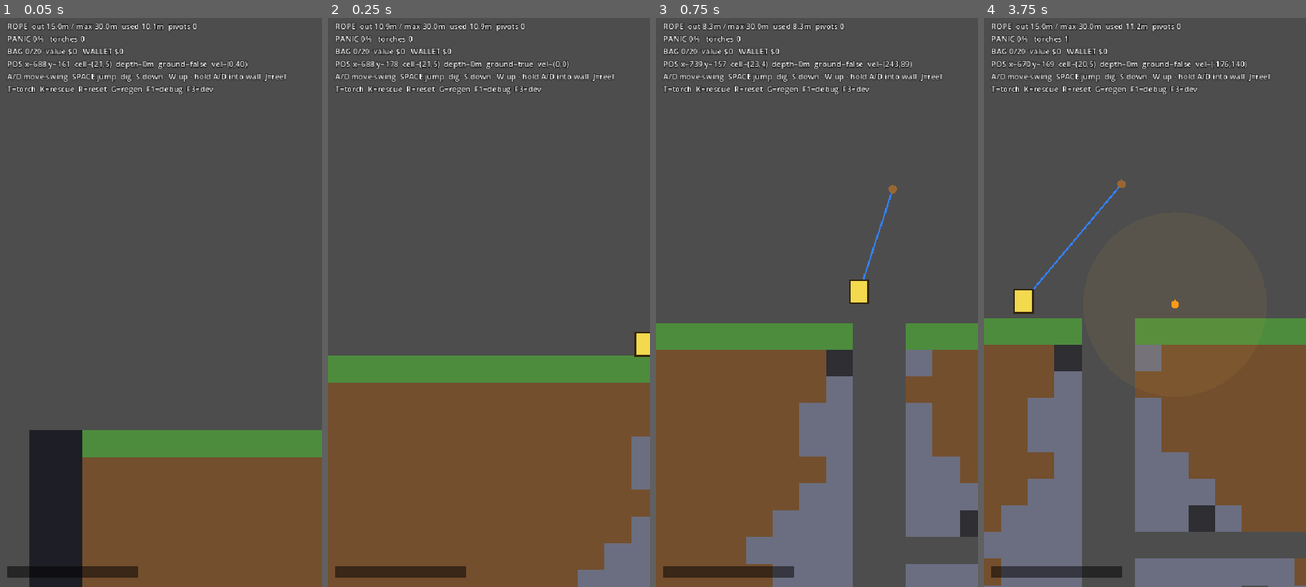
Above: before the commit, frames 1-4 (left to right).
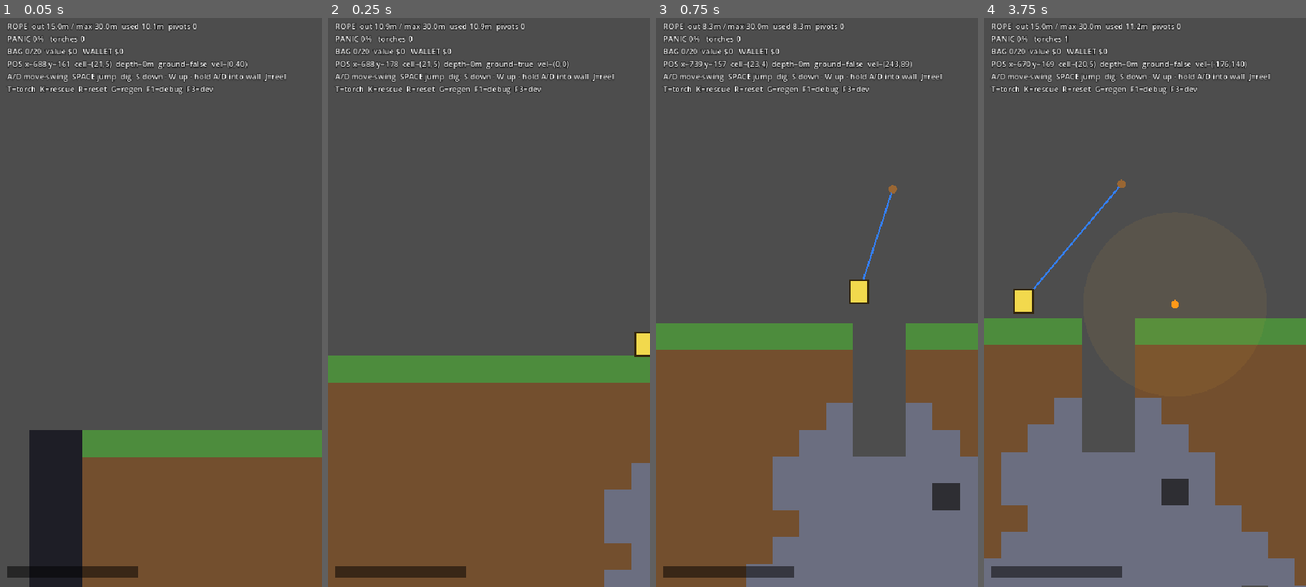
Above: after the commit, the same moments.

Repository: JoaoDobrowolski/inner-miner
Game: Godot game, scene res://scenes/Main.tscn
Same seed, same stepped clock (60 frames per second), same inputs: the game is played once before the commit and once after it.
Inputs (mouse positions are in pixels of both pictures, inside the frame that each line leads up to):
- Up to frame 1 (0.05 s): no input
- Up to frame 2 (0.25 s): no input
- Up to frame 3 (0.75 s): tap Enter at 0.5 s; move the mouse to (887, 274) at 0.52 s; hold D from 0.53 s (still down); hold J from 0.53 s (still down); click (887, 274) at 0.67 s
- Up to frame 4 (3.75 s): tap Space at 0.77 s; release D at 1.25 s; release J at 1.25 s; drag from (1080, 330) to (1128, 416) at 1.27 s; move the mouse to (1177, 171) at 2.02 s; hold D 2.03-2.75 s; tap T at 2.1 s; drag from (1128, 416) to (1048, 217) at 2.77 s; move the mouse to (1241, 387) at 3.52 s; hold A from 3.53 s (still down); tap R at 3.6 s

Frame 1 is identical in both runs. In frame 2, 2.0% of the frame differs, in the area x 77-100%, y 73-100%; in frame 3, 10%; in frame 4, 12%, in the area x 0-100%, y 57-100%.

Commit message:
fix: Adjust entry hole dimensions and solid dirt layers for improved funnel mechanics

Diff:
--- a/scripts/grid_world.gd
+++ b/scripts/grid_world.gd
@@ -173,8 +173,8 @@
     var sl := 0
     var sr := 0
     for cy in range(H):
-        if cy <= GROUND:
-            hl = 1; hr = 1; sl = 0; sr = 0          # hold the 2-wide entry hole at the cap
+        if cy <= GROUND + 2:
+            hl = 1; hr = 1; sl = 0; sr = 0          # hold the 2-wide hole through the dirt lip
             _wl[cy] = cx - 1
             _wr[cy] = cx + 1
             continue
@@ -236,6 +236,10 @@
         if cx == cxc - 1 or cx == cxc:
             return Cell.AIR                          # the 2-wide entry hole
         return Cell.GRASS                            # unbreakable grass cap
+    if cy <= GROUND + 2:                             # 2 solid dirt layers under the cap
+        if cx == cxc - 1 or cx == cxc:
+            return Cell.AIR                          # ...except the 2-wide entry hole
+        return Cell.DIRT
     if cx < _wl[cy] or cx >= _wr[cy]:
         return Cell.DIRT                             # unbreakable funnel wall
     # interior (breakable) channel: organic caves, ore veins, else stone
@@ -270,11 +274,9 @@
 
 func _carve_start_shaft() -> void:
     var sx := W >> 1
-    for cy in range(GROUND, GROUND + 16):
-        _force(sx - 1, cy, Cell.AIR)                 # aligned to the 2-wide entry hole
+    for cy in range(GROUND, GROUND + 5):             # shallow ~5-deep entry hole (2 wide)
+        _force(sx - 1, cy, Cell.AIR)
         _force(sx, cy, Cell.AIR)
-    for cx in range(sx + 1, sx + 9):                 # short L-branch for a rope corner
-        _force(cx, GROUND + 8, Cell.AIR)
 
 
 func _stamp_chunk(rows: Array, ox: int, oy: int) -> void:
@@ -313,7 +315,7 @@
         counts.get(Cell.AIR, 0), counts.get(Cell.GRASS, 0), counts.get(Cell.DIRT, 0), counts.get(Cell.STONE, 0), counts.get(Cell.BEDROCK, 0),
         counts.get(Cell.COAL, 0), counts.get(Cell.COPPER, 0), counts.get(Cell.IRON, 0), counts.get(Cell.CRYSTAL, 0)])
     print("  channel: top(row %d)=%d  open(row %d)=%d cells" % [
-        GROUND + 1, _wr[GROUND + 1] - _wl[GROUND + 1],
+        GROUND + 3, _wr[GROUND + 3] - _wl[GROUND + 3],
         GROUND + INTRO_ROWS, _wr[GROUND + INTRO_ROWS] - _wl[GROUND + INTRO_ROWS]])
     for fy in FUNNELS:
         print("  funnel @row %d: interior channel = %d cells" % [fy, _wr[fy] - _wl[fy]])
